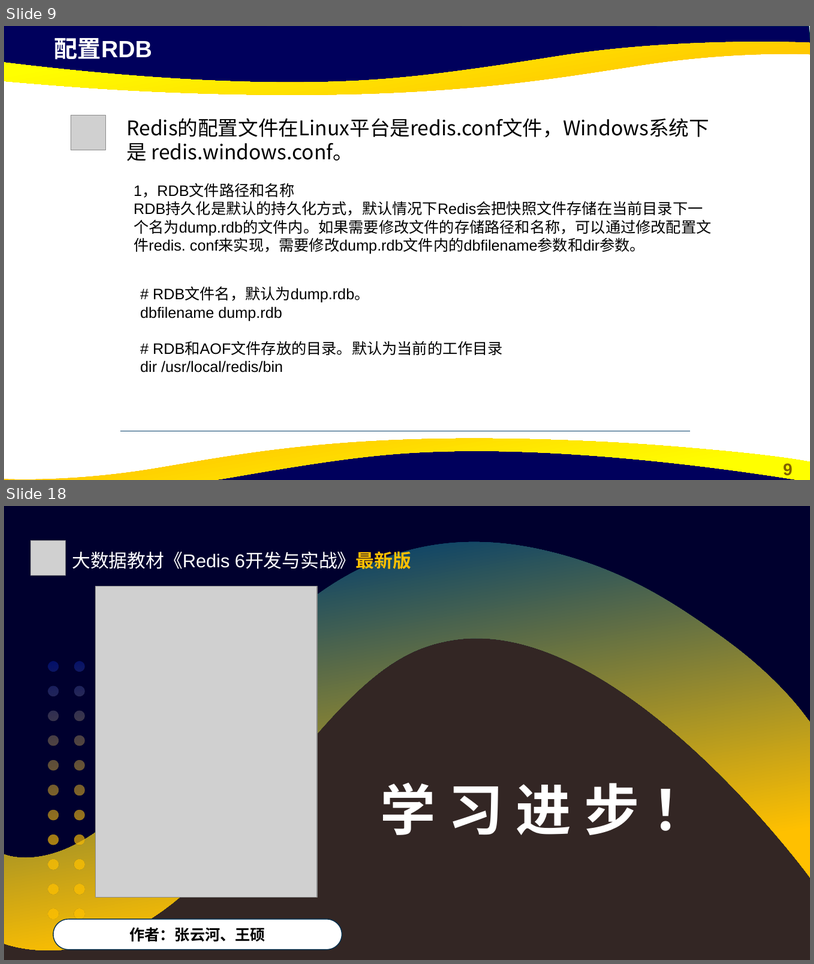
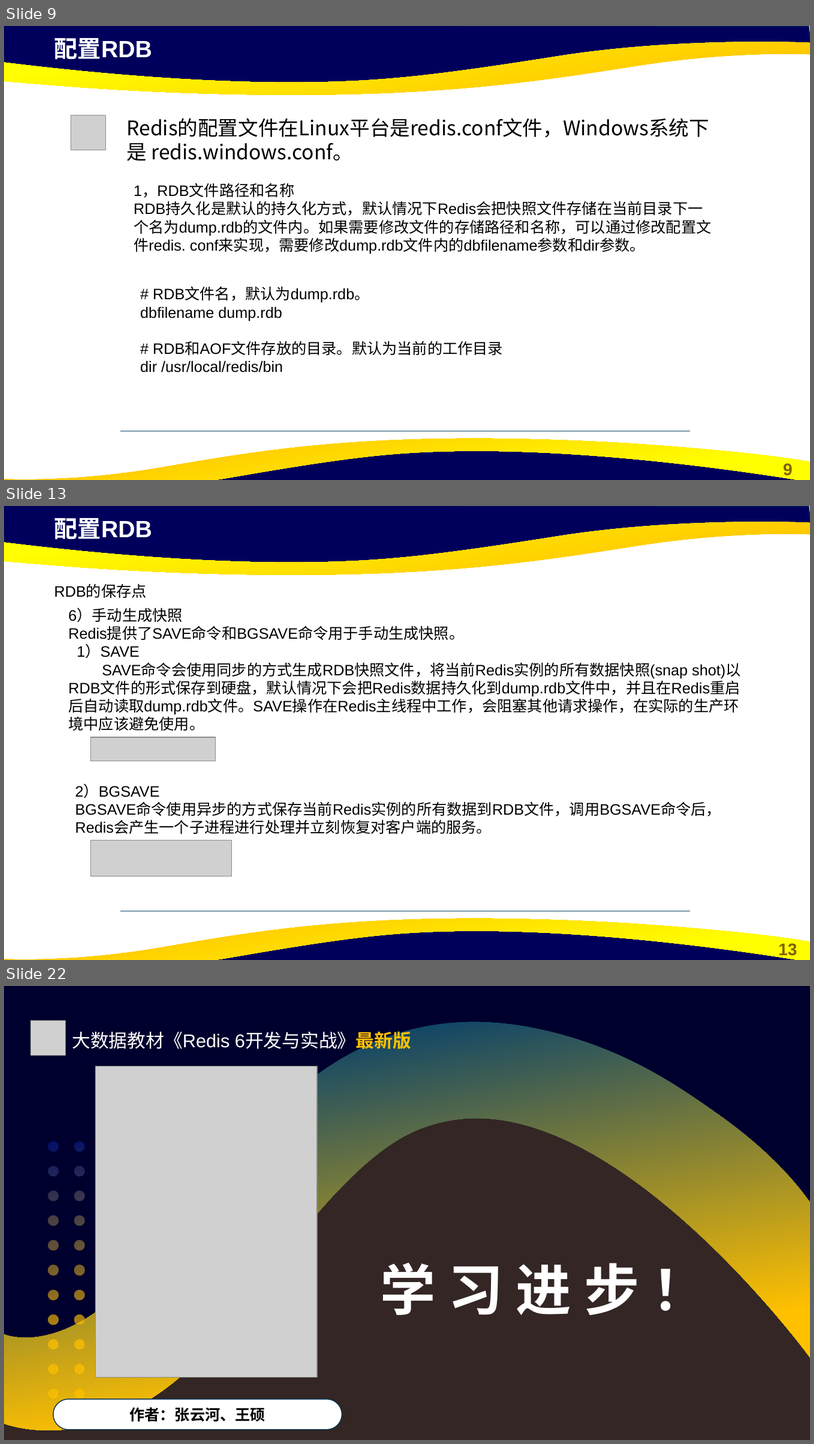
Before and after one commit to cxinping/Redis, a slide deck: ppt/第5章 Redis缓存持久化.pptx. Shown one above the other, each under a label of ours: slides 9 and 18 before the commit, slides 9, 13 and 22 after it; the slides between them are not shown. The pictures are 814x964 and 814x1444 pixels, drawn with LibreOffice and Linux fonts; fonts in the diff are those of the drawing; grey boxes stand for pictures; background and template pictures are left out. Boxes give left, top, right and bottom in pixels: in the first picture for what was removed or moved away, otherwise in the second. Text is boxed around its words. In the diff, an @@ line names an element or a change of style, - is before the commit and + after.

```diff
--- a/ppt/第5章 Redis缓存持久化.pptx
+++ b/ppt/第5章 Redis缓存持久化.pptx
@@ slide 13 added at bbox=[4, 506, 810, 960], background #FFFFFF; not listed: 5 template elements that a slide beside it also shows @@
@@ text added at bbox=[54, 518, 152, 540], 28 pt, text #FFFFFF, bold @@
+配置RDB
@@ text added at bbox=[54, 585, 147, 598], 18 pt, text #000000 @@
+RDB的保存点
@@ freeform shape added at bbox=[88, 588, 105, 603], fill #FFFFFF @@
@@ text added at bbox=[68, 609, 741, 730], 18 pt, text #000000 @@
+6）手动生成快照 Redis提供了SAVE命令和BGSAVE命令用于手动生成快照。 1）SAVE SAVE命令会使用同步的方式生成RDB快照文件，将当前Redis实例的所有数据快照(snap shot)以RDB文件的形式保存到硬盘，默认情况下会把Redis数据持久化到dump.rdb文件中，并且在Redis重启后自动读取dump.rdb文件。SAVE操作在Redis主线程中工作，会阻塞其他请求操作，在实际的生产环境中应该避免使用。
@@ freeform shape added at bbox=[90, 622, 104, 639], fill #FFFFFF @@
@@ picture added at bbox=[90, 737, 215, 761] @@
@@ text added at bbox=[75, 784, 722, 834], 18 pt, text #000000 @@
+2）BGSAVE BGSAVE命令使用异步的方式保存当前Redis实例的所有数据到RDB文件，调用BGSAVE命令后，Redis会产生一个子进程进行处理并立刻恢复对客户端的服务。
@@ picture added at bbox=[90, 840, 231, 876] @@
@@ line added from (121, 911) to (690, 911), #07416B 0.5 pt @@
@@ what was slide 18 is now slide 22 @@
```
Also in this commit, not shown: 2 slides changed, 9 other slides added, 6 slides removed, 1 other file.
